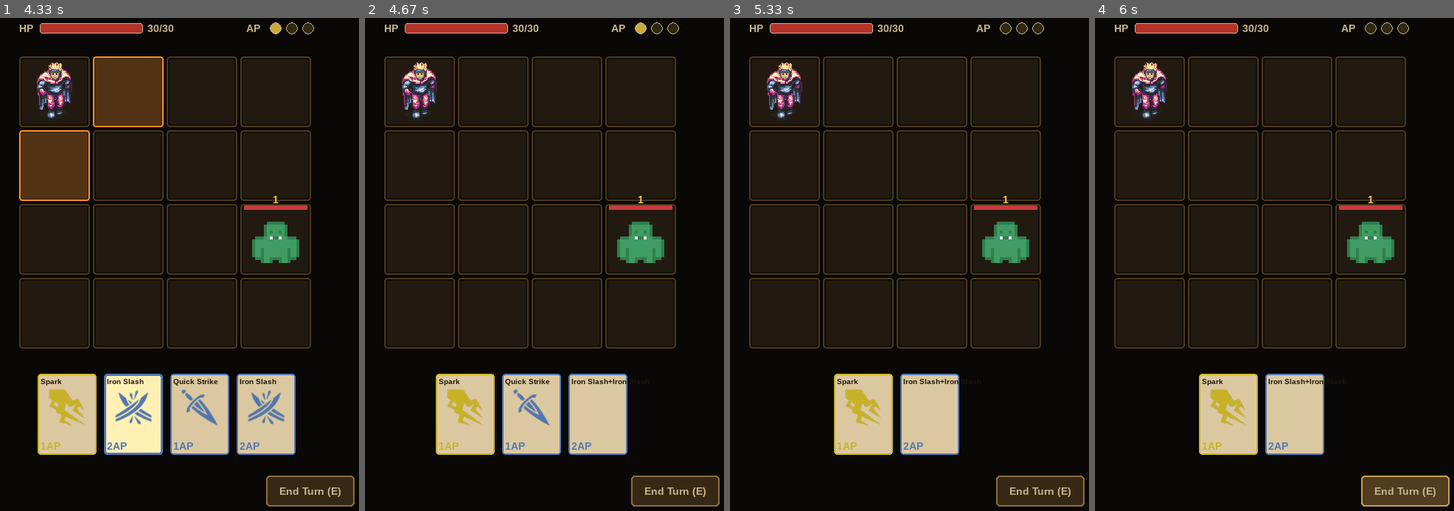
Above: before the commit, frames 1-4 (left to right).
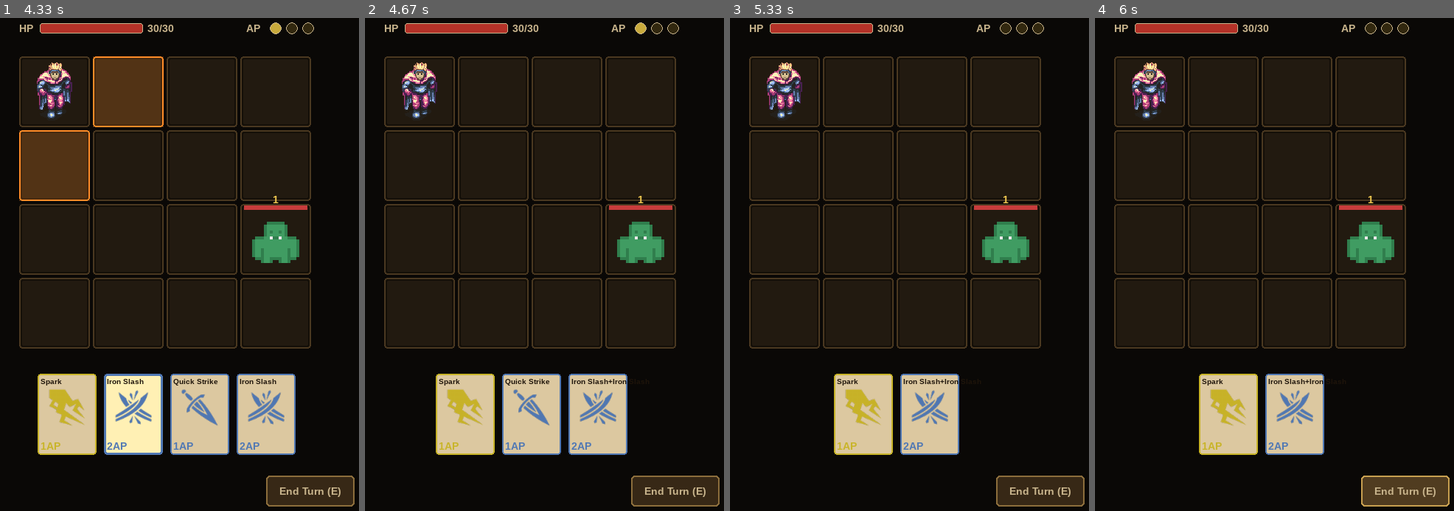
Above: after the commit, the same moments.

Repository: ParanyuLion/pygame-cardgame
Game: pygame game, started from main.py
Two runs of this game, one before a commit and one after it. Both use one fixed random seed, a clock stepped at 60 frames per second and the inputs below.
Inputs (mouse positions are in pixels of both pictures, inside the frame that each line leads up to):
- Up to frame 1 (4.33 s): tap Space at 0.33 s; click "End Turn (E)" at 0.72 s; click "Spark" at 1.05 s; press the mouse at (53, 244) at 1.37 s; move the mouse to (57, 338) at 1.47 s; release the mouse at (61, 427) at 1.6 s; press the mouse at (308, 491) at 1.7 s; move the mouse to (244, 456) at 1.8 s; release the mouse at (179, 422) at 1.93 s; press the mouse at (165, 412) at 2.03 s; move the mouse to (186, 259) at 2.13 s; release the mouse at (211, 106) at 2.27 s; click (68, 382) at 2.38 s; click (21, 82) at 2.72 s; press the mouse at (21, 82) at 3.03 s; move the mouse to (122, 244) at 3.13 s; release the mouse at (226, 407) at 3.27 s; tap Down at 3.33 s; click (46, 382) at 3.72 s; click (111, 412) at 4.05 s
- Up to frame 2 (4.67 s): press the mouse at (476, 412) at 4.37 s; move the mouse to (537, 427) at 4.47 s; release the mouse at (601, 441) at 4.6 s
- Up to frame 3 (5.33 s): press the mouse at (1038, 491) at 4.7 s; move the mouse to (974, 437) at 4.8 s; release the mouse at (905, 382) at 4.93 s; click (859, 111) at 5.05 s
- Up to frame 4 (6 s): click "End Turn (E)" at 5.95 s

Frame 1 is identical in both runs. In frame 2, 0.3% of the frame differs, in the area x 59-71%, y 75-83%; in frame 3, 0.3%; in frame 4, 0.3%.

Commit message:
feat: implement icon loading for fused cards and update hand rendering logic

Diff:
--- a/src/presentation/renderers/hand_renderer.py
+++ b/src/presentation/renderers/hand_renderer.py
@@ -28,6 +28,14 @@
 _ICON_CACHE: dict[str, pygame.Surface | None] = {}
 _ICONS_DIR = os.path.join("assets", "sprites", "cards")
 
+# Representative icon for each tag (used for fused cards)
+_TAG_ICON: dict[str, str] = {
+    "Move":     "step",
+    "Blade":    "slash",
+    "Fire":     "fireball",
+    "Electric": "spark",
+}
+
 
 def _def_id(card_id: str) -> str:
     cid = re.sub(r"^reward_", "", card_id)
@@ -35,7 +43,7 @@
     return cid
 
 
-def _load_icon(def_id: str) -> pygame.Surface | None:
+def _load_single_icon(def_id: str) -> pygame.Surface | None:
     if def_id in _ICON_CACHE:
         return _ICON_CACHE[def_id]
     path = os.path.join(_ICONS_DIR, f"{def_id}.png")
@@ -53,6 +61,40 @@
     surf = pygame.transform.smoothscale(raw, (_ICON_SIZE, _ICON_SIZE))
     _ICON_CACHE[def_id] = surf
     return surf
+
+
+def _load_icon_for_card(card: Card) -> pygame.Surface | None:
+    if not card.id.startswith("fused_"):
+        return _load_single_icon(_def_id(card.id))
+
+    # Fused card: composite the icons of each unique tag side-by-side
+    cache_key = "fused:" + ",".join(t.value for t in card.tags)
+    if cache_key in _ICON_CACHE:
+        return _ICON_CACHE[cache_key]
+
+    icons = [
+        _load_single_icon(_TAG_ICON[t.value])
+        for t in card.tags
+        if t.value in _TAG_ICON
+    ]
+    icons = [ic for ic in icons if ic is not None]
+
+    if not icons:
+        _ICON_CACHE[cache_key] = None
+        return None
+
+    if len(icons) == 1:
+        result = icons[0]
+    else:
+        # Split side-by-side: each icon compressed to equal share of width
+        result = pygame.Surface((_ICON_SIZE, _ICON_SIZE), pygame.SRCALPHA)
+        slot_w = _ICON_SIZE // len(icons)
+        for idx, ic in enumerate(icons):
+            slot = pygame.transform.smoothscale(ic, (slot_w, _ICON_SIZE))
+            result.blit(slot, (idx * slot_w, 0))
+
+    _ICON_CACHE[cache_key] = result
+    return result
 
 
 class HandRenderer:
@@ -121,7 +163,7 @@
         surface.blit(name_surf, (rect.x + 4, rect.y + 4))
 
         # Icon centred in the card body
-        icon = _load_icon(_def_id(card.id))
+        icon = _load_icon_for_card(card)
         if icon is not None:
             ix = rect.x + (CARD_W - _ICON_SIZE) // 2
             iy = rect.y + _ICON_Y_OFFSET
